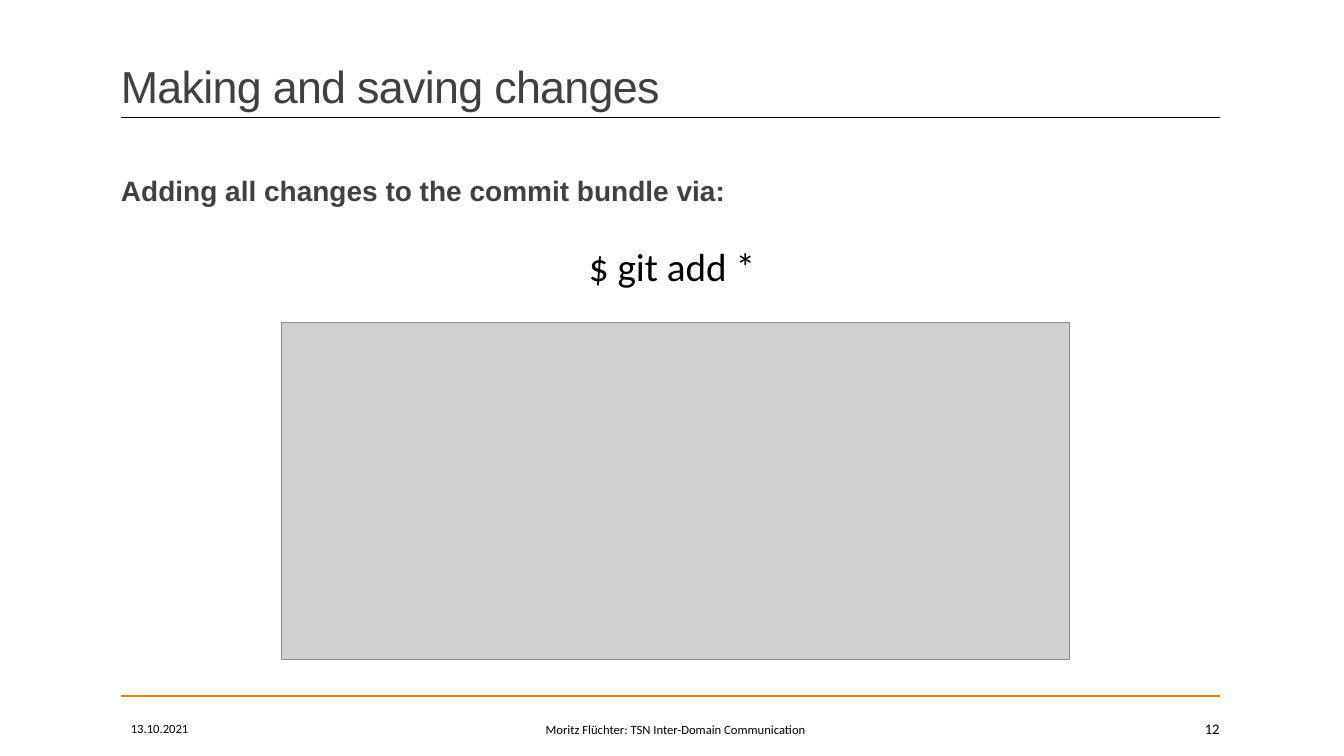
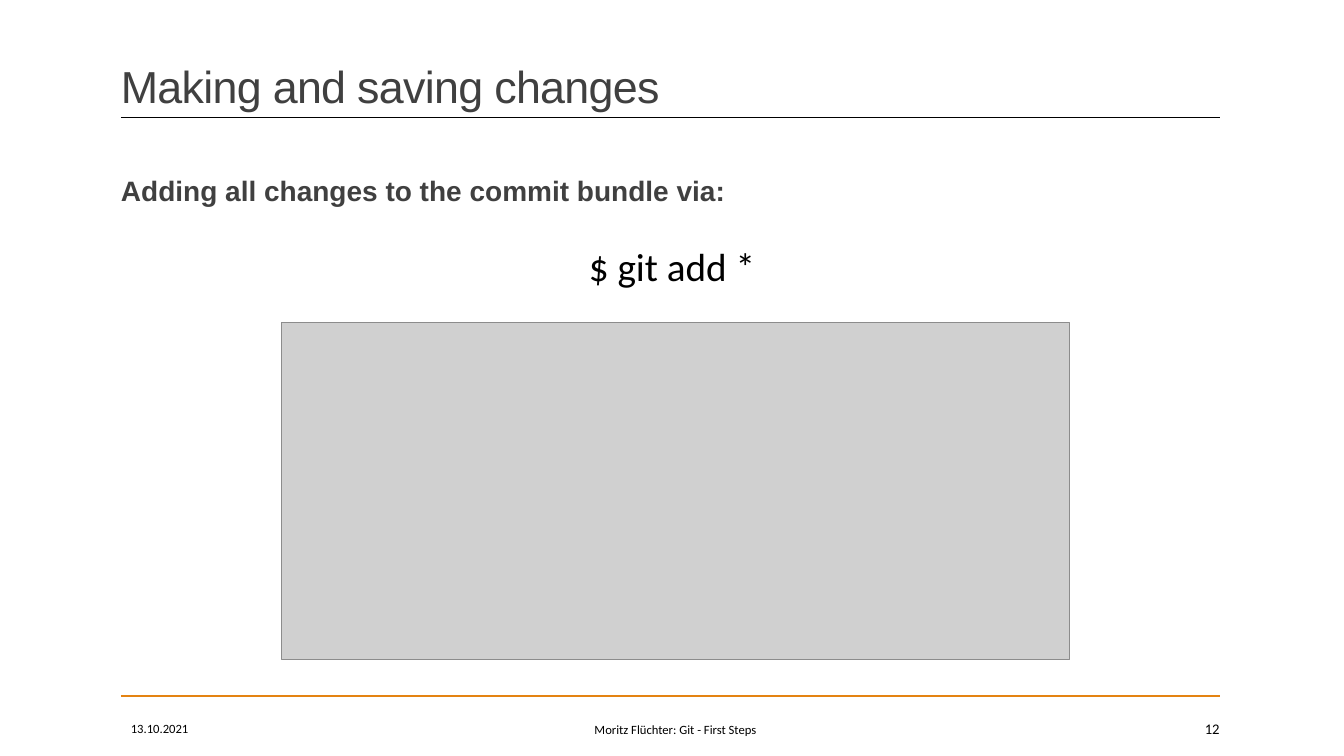
Before and after one commit to MoritzFlu/GitWorkshop, a slide deck: slide 12 of Presentation/02 - First Steps.pptx. Drawn at 1344x756 pixels with LibreOffice and Linux fonts; fonts in the diff are those of the drawing; grey boxes stand for pictures. Boxes give left, top, right and bottom in pixels: in the first picture for what was removed or moved away, otherwise in the second. Text is boxed around its words. In the diff, an @@ line names an element or a change of style, - is before the commit and + after.

```diff
--- a/Presentation/02 - First Steps.pptx
+++ b/Presentation/02 - First Steps.pptx
@@ text at (594, 725, 757, 736): text changed @@
-Moritz Flüchter: TSN Inter-Domain Communication
+Moritz Flüchter: Git - First Steps
```
Also in this commit, not shown: 14 other slides changed, 4 other files.
